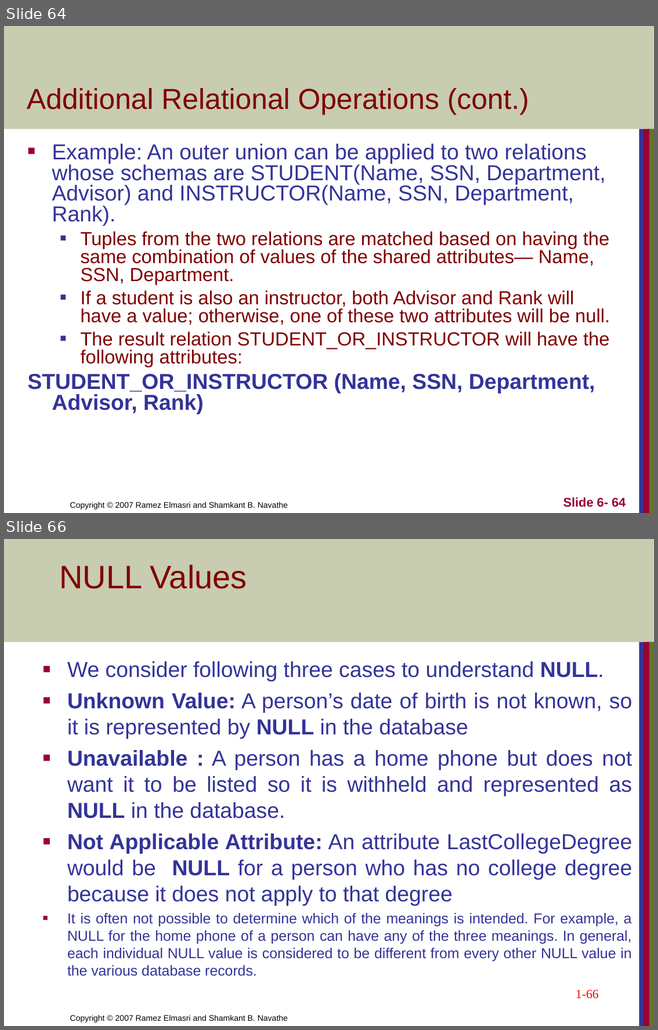
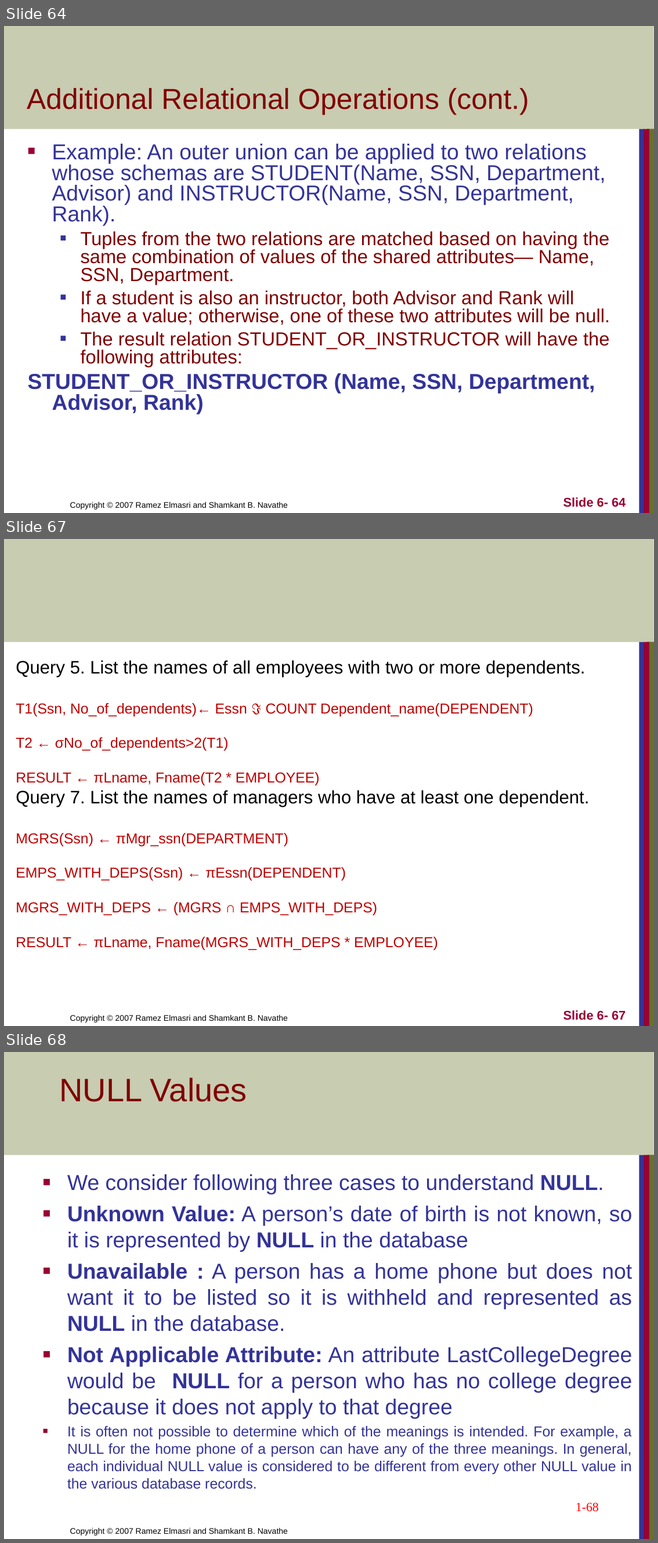
Before and after one commit to CodewothArjun/CSIT_4th_Sem, a slide deck: Database Management System/Unit 5 Relational Algebra and Relational Calculus.ppt. Shown one above the other, each under a label of ours: slides 64 and 66 before the commit, slides 64, 67 and 68 after it; the slides between them are not shown. The pictures are 658x1030 and 658x1543 pixels, drawn with LibreOffice and Linux fonts; fonts in the diff are those of the drawing. Boxes give left, top, right and bottom in pixels: in the first picture for what was removed or moved away, otherwise in the second. Text is boxed around its words. In the diff, an @@ line names an element or a change of style, - is before the commit and + after.

```diff
--- a/Database Management System/Unit 5 Relational Algebra and Relational Calculus.ppt
+++ b/Database Management System/Unit 5 Relational Algebra and Relational Calculus.ppt
@@ slide 67 added at [4, 539, 654, 1026], background #FFFFFF; not listed: 5 template elements that a slide beside it also shows @@
@@ text added at [16, 660, 589, 950], 16 pt, text #C00000 @@
+Query 5. List the names of all employees with two or more dependents.
+T1(Ssn, No_of_dependents)← Essn ℑ COUNT Dependent_name(DEPENDENT)
+T2 ← σNo_of_dependents>2(T1)
+RESULT ← πLname, Fname(T2 * EMPLOYEE)
+Query 7. List the names of managers who have at least one dependent.
+MGRS(Ssn) ← πMgr_ssn(DEPARTMENT)
+EMPS_WITH_DEPS(Ssn) ← πEssn(DEPENDENT)
+MGRS_WITH_DEPS ← (MGRS ∩ EMPS_WITH_DEPS)
+RESULT ← πLname, Fname(MGRS_WITH_DEPS * EMPLOYEE)
@@ page number added at [563, 1011, 625, 1020], 14 pt, text #990033, bold @@
+Slide 6- 67
@@ what was slide 66 is now slide 68 @@
@@ page number at [575, 1503, 598, 1512]: text changed @@
-1-66
+1-68
```
Also in this commit, not shown: 7 slides changed, 13 other slides added, 11 slides removed, 8 other files.
